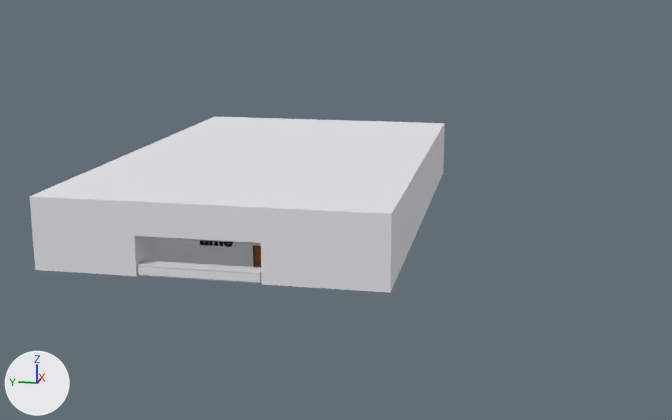
An edit to the OBJ model models_All/Central Wall.obj, drawn before and after from the same camera.
One viewpoint serves both versions: a 50 mm camera at (-246.0, -63.0, 79.0) aimed at (55.0, -3.0, 3.0). Arrows for +X, +Y and +Z are at lower left; the lights stay in place. Where no turn or scale is listed for an object, it has been applied to the vertices. Vertices at the same position are counted once.

Names of what the first picture shows: 'Central Wall'.
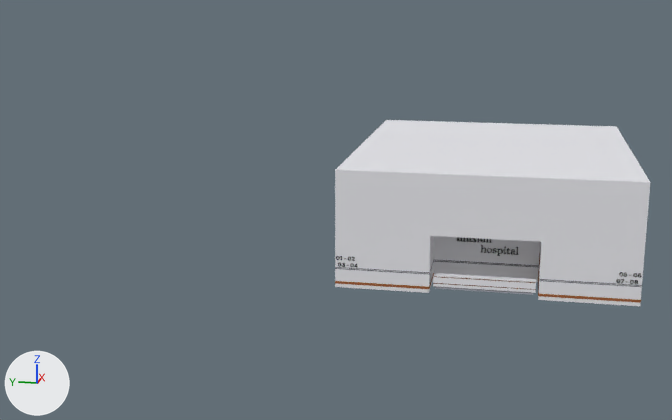
What differs and where, as boxes [x1, y1, x2, y2] in the pictures (672 x 420 px; the box of a moved part takes in the faces that stretch with it):
'Central Wall', recoloured, reshaped (24% narrower): before [29, 117, 445, 293]; after [335, 120, 650, 306]
part 1 of me_central_wall, added: after [335, 260, 434, 274]
part 2 of me_central_wall, added: after [436, 260, 539, 267]
part 3 of me_central_wall, moved or reshaped (not visible afterwards): before [29, 117, 445, 293]
part 4 of me_central_wall, added: after [434, 276, 536, 283]
part 5 of me_central_wall, added: after [433, 283, 536, 290]
part 6 of me_central_wall, added: after [435, 287, 533, 295]
part 7 of me_central_wall, added: after [433, 284, 536, 293]
part 8 of me_central_wall, added: after [434, 273, 536, 282]
part 9 of me_central_wall, deleted: before [135, 236, 261, 283]
part 10 of me_central_wall, added: after [335, 120, 650, 306]

The change, as a diff of the scene's bpy script:
```diff
--- a/models_All/Central Wall.obj.py
+++ b/models_All/Central Wall.obj.py
@@ mat_part1mtl @@
 mat_part1mtl = principled_material('Part1Mtl')
-mat_part1mtl.base_color = (0.805, 0.805, 0.843)  # white #e8e8ed
+mat_part1mtl.base_color = (0.104, 0.109, 0.142)  # dark grey #5b5d69
 mat_part1mtl.roughness = 1.0
@@ mat_union9mtl @@
+mat_union9mtl = principled_material('Union9Mtl')
+mat_union9mtl.base_color = (0.805, 0.805, 0.843)  # white #e8e8ed
+mat_union9mtl.roughness = 1.0
@@ mat_part12mtl @@
+mat_part12mtl = principled_material('Part12Mtl')
+mat_part12mtl.base_color = (0.354, 0.364, 0.421)  # grey #a1a3ae
+mat_part12mtl.roughness = 1.0
@@ me_central_wall @@
 # used by ob_central_wall; location = (0.0, 0.0, 0.0)
-me_central_wall.from_pydata(...)  # 469 vertices, 890 faces; spans x -19.0..139.0, y -32.0..67.0, z 0.0..22.0
+me_central_wall.from_pydata(...)  # 4349 vertices, 8420 faces; spans x -15.0..85.0, y -95.0..-17.0, z 0.0..32.0
+# me_central_wall part 1: a new loose piece, a box spanning x -15.22..-0.38, y -41.89..-17.13, z 5.0..5.61, in mat_part1mtl (dark grey #5b5d69)
+# me_central_wall part 2: a new loose piece, a box spanning x -3.4..75.38, y -94.48..-17.12, z 5.0..5.61, in mat_part1mtl (dark grey #5b5d69)
+# me_central_wall part 3: the loose piece of 17 vertices spanning x -19.0..139.0, y -32.0..67.0, z 1.0..22.0 is multiplied about its middle by the matrix ((0.0, 0.0, -0.002), (0.001, 0.001, 0.0), (0.001, -0.001, 0.0)), then moved by (-65.0, -112.0, -2.0), in mat_union4mtl (brown #6a3602)
+# me_central_wall part 4: a new loose piece, a box spanning x -14.57..-12.43, y -68.87..-42.92, z 4.18..4.38, in mat_union4mtl (brown #6a3602)
+# me_central_wall part 5: a new loose piece, a box spanning x -14.57..-11.2, y -68.87..-42.93, z 2.39..2.59, in mat_union4mtl (brown #6a3602)
+# me_central_wall part 6: a new loose piece, a box spanning x -14.39..-11.32, y -68.36..-43.5, z 1.0..1.73, in mat_part12mtl (grey #a0a2ad)
+# me_central_wall part 7: a new loose piece, a box spanning x -14.58..-11.18, y -68.88..-42.92, z 1.65..2.39, in mat_union9mtl (white #e8e8ed)
+# me_central_wall part 8: a new loose piece, a box spanning x -14.58..-12.43, y -68.88..-42.92, z 4.38..4.62, in mat_union9mtl (white #e8e8ed)
+# me_central_wall part 9: 10 loose pieces with 324 vertices, spanning x -18.0..4.0, y 1.0..39.0, z 0.0..17.0, are deleted
+# me_central_wall part 10: 4003 vertices added at x -15.0..85.0, y -95.0..-17.0, z 0.0..32.0
 me_central_wall.materials.append(mat_part1mtl)
@@ me_central_wall @@
 me_central_wall.materials.append(mat_union2mtl)
-me_central_wall.materials.append(mat_part2mtl)  # brown #a15f32
 me_central_wall.materials.append(mat_union4mtl)
-me_central_wall.materials.append(mat_part4mtl)  # light grey #cbccd2
+me_central_wall.materials.append(mat_part12mtl)  # grey #a1a3ae
+me_central_wall.materials.append(mat_union9mtl)  # white #e8e8ed
```
